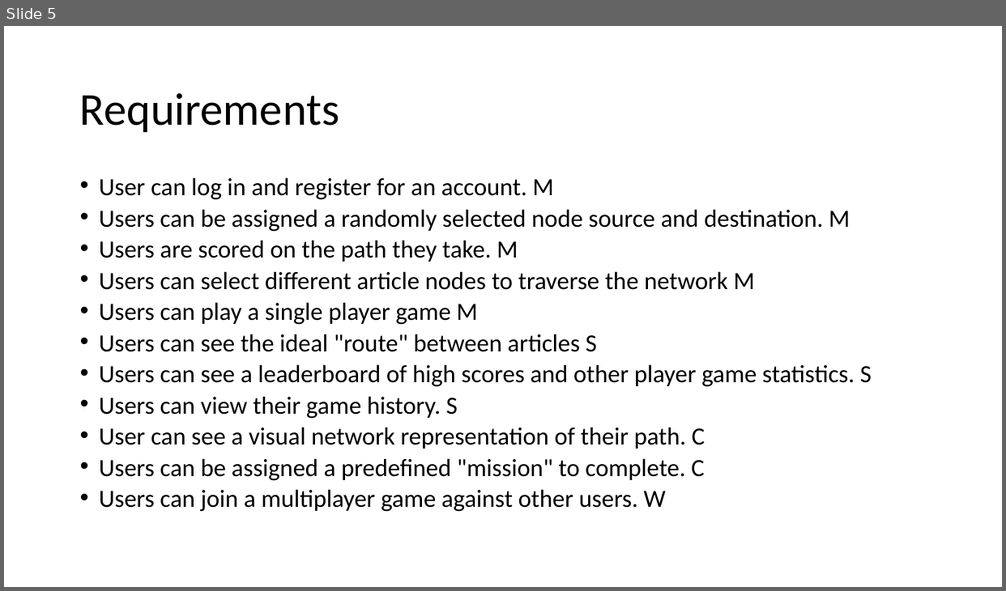
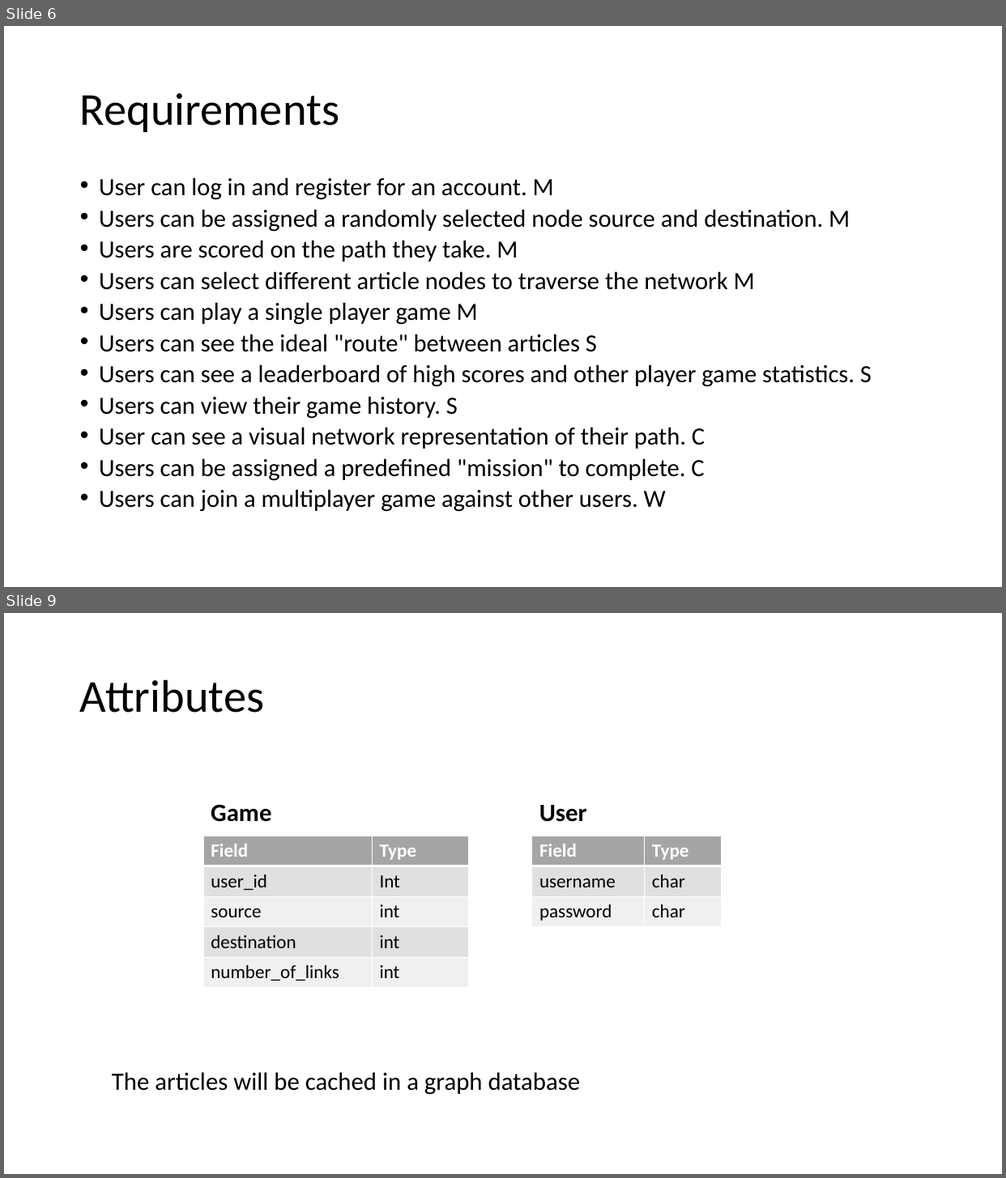
Before and after one commit to mcgeorgiev/six_degrees, a slide deck: DesignSpec.pptx. Shown one above the other, each under a label of ours: slide 5 before the commit, slides 6 and 9 after it; the slides between them are not shown. The pictures are 1006x591 and 1006x1178 pixels, drawn with LibreOffice and Linux fonts; fonts in the diff are those of the drawing. Boxes give left, top, right and bottom in pixels: in the first picture for what was removed or moved away, otherwise in the second. Text is boxed around its words. In the diff, an @@ line names an element or a change of style, - is before the commit and + after.

```diff
--- a/DesignSpec.pptx
+++ b/DesignSpec.pptx
@@ slide 9 added at <box>4,613,1002,1174</box>, background #FFFFFF @@
@@ title added at <box>80,679,264,713</box>, 44 pt, text #000000 @@
+Attributes
@@ text added at <box>211,804,271,822</box>, 24 pt, text #000000, bold @@
+Game
@@ text added at <box>539,805,587,822</box>, 24 pt, text #000000, bold @@
+User
@@ table added at <box>203,836,468,988</box>, 5 rows, 2 columns @@
+Field | Type
+user_id | Int
+source | int
+destination | int
+number_of_links | int
@@ table added at <box>532,836,721,926</box>, 3 rows, 2 columns @@
+Field | Type
+username | char
+password | char
@@ text added at <box>112,1072,581,1095</box>, 24 pt, text #000000 @@
+The articles will be cached in a graph database
@@ what was slide 5 is now slide 6 @@
```
Also in this commit, not shown: 2 slides changed, 3 other slides added.
